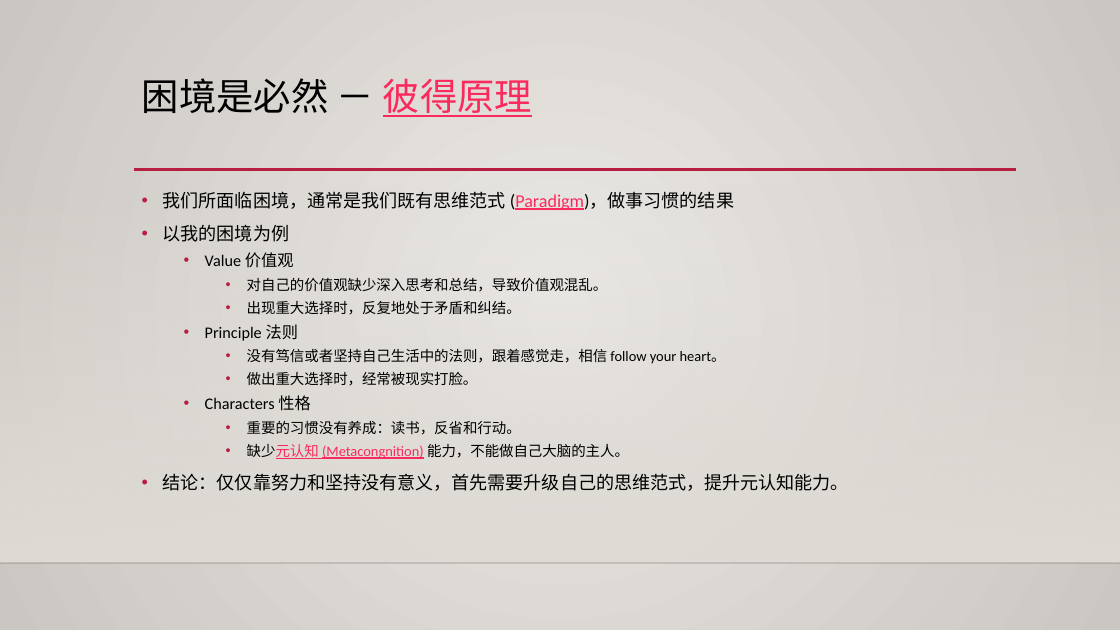
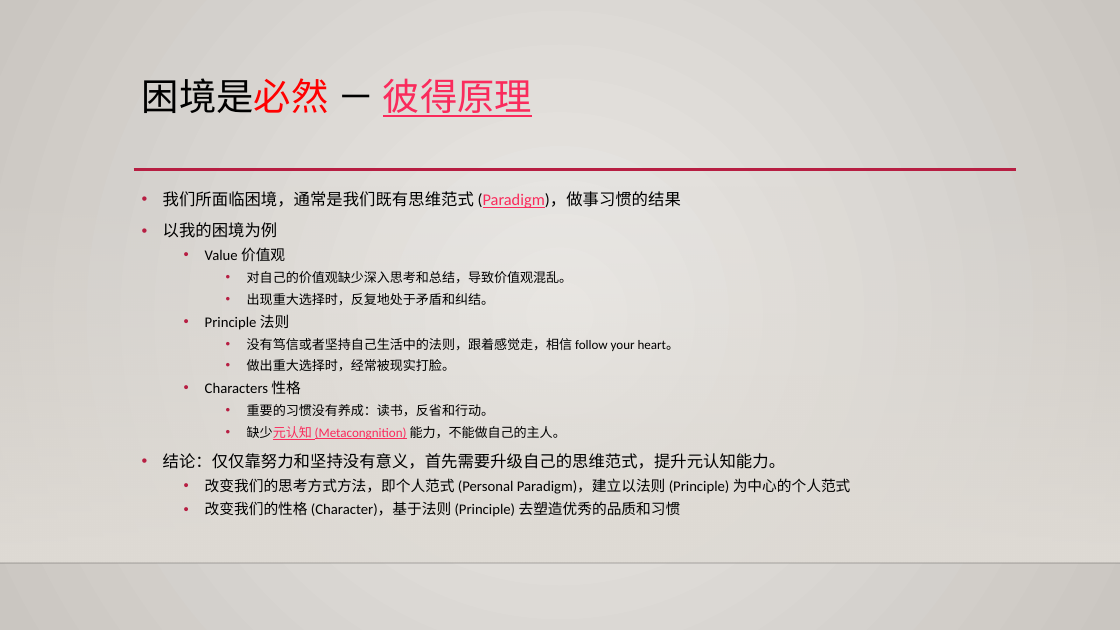
Before and after one commit to yangoliver/mydoc, a slide deck: slide 15 of slides/2016/career_personal_dev.pptx (slide 14 before the commit). Drawn at 1120x630 pixels with LibreOffice and Linux fonts; fonts in the diff are those of the drawing; background and template pictures are left out. Boxes give left, top, right and bottom in pixels: in the first picture for what was removed or moved away, otherwise in the second. Text is boxed around its words. In the diff, an @@ line names an element or a change of style, - is before the commit and + after.

```diff
--- a/slides/2016/career_personal_dev.pptx
+++ b/slides/2016/career_personal_dev.pptx
@@ title "困境是必然 － 彼得原理" at [142, 78, 532, 117]: text colour #000000 to #FF0000 in "困境是必然" @@
@@ text at [163, 191, 785, 469]: size 15.5 to 14 pt in "我们所面临困境，通常是我们既有思维范式 (Paradigm)，做事习惯的结果", "以我的困境为例", "结论：仅仅靠努力和坚持没有意义，首先需要升级自己的思维范式，提升元认知能力。"; size 13.9 to 12.6 pt in "Value 价值观", "Principle 法则", "Characters 性格"; size 12.4 to 11.2 pt in "对自己的价值观缺少深入思考和总结，导致价值观混乱。", "出现重大选择时，反复地处于矛盾和纠结。", "没有笃信或者坚持自己生活中的法则，跟着感觉走，相信 follow your heart。", "做出重大选择时，经常被现实打脸。" and 1 more places @@
@@ text at [247, 426, 566, 440]: text changed; size 12.4 to 11.2 pt @@
-    • 缺少元认知 (Metacongnition) 能力，不能做自己大脑的主人。
+    • 缺少元认知 (Metacongnition) 能力，不能做自己的主人。
@@ text at [205, 478, 851, 517]: paragraphs added @@
+  • 改变我们的思考方式方法，即个人范式 (Personal Paradigm)，建立以法则 (Principle) 为中心的个人范式
+  • 改变我们的性格 (Character)，基于法则 (Principle) 去塑造优秀的品质和习惯
```
Also in this commit, not shown: 10 other slides changed.
